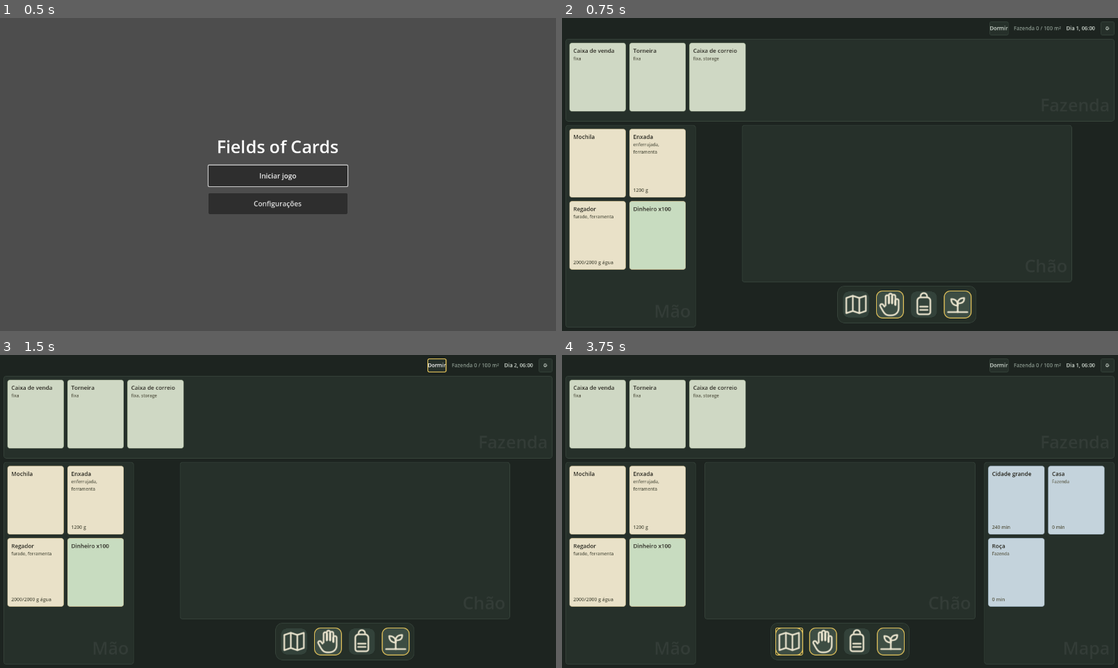
Above: before the commit, frames 1-4 (two rows, left to right).
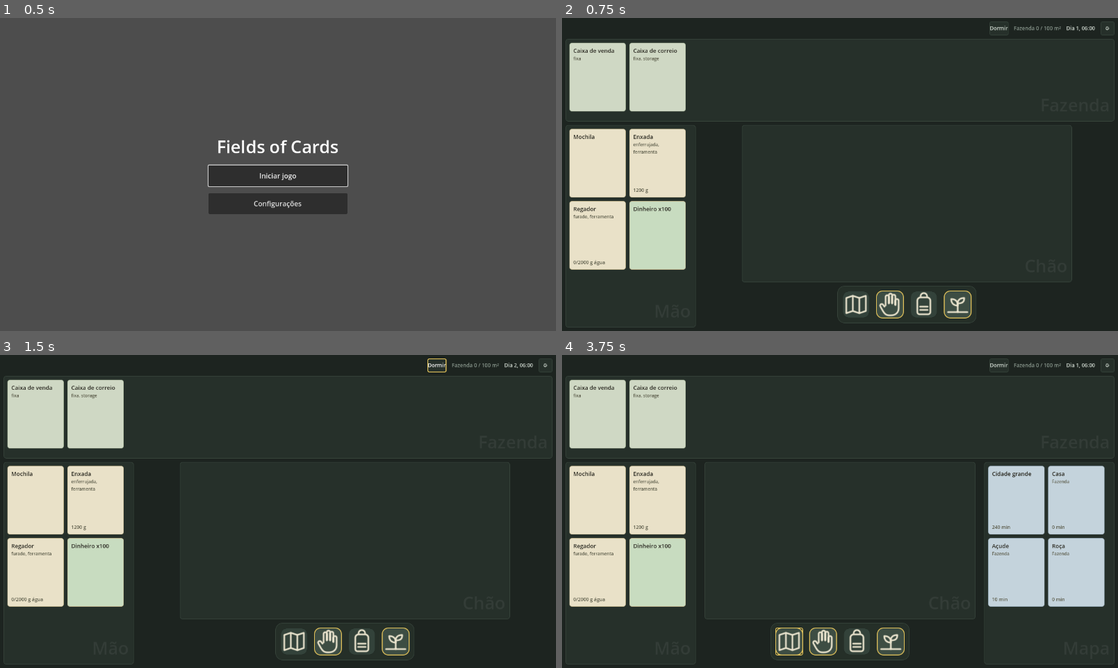
Above: after the commit, the same moments.

Repository: witoreel/fields-of-cards
Game: Godot game, scene res://ui/main_menu.tscn
Same seed, same stepped clock (60 frames per second), same inputs: the game is played once before the commit and once after it.
Inputs (mouse positions are in pixels of both pictures, inside the frame that each line leads up to):
- Up to frame 1 (0.5 s): no input
- Up to frame 2 (0.75 s): click "Iniciar jogo" at 0.5 s
- Up to frame 3 (1.5 s): click "Dormir" at 1.25 s
- Up to frame 4 (3.75 s): click "⚙" at 2 s; click "Iniciar jogo" at 2.75 s; click (856, 642) at 3.52 s

Frame 1 is identical in both runs. In frame 2, 2.4% of the frame differs, in the area x 2-34%, y 7-80%; in frame 3, 2.4%; in frame 4, 4.7%, in the area x 2-98%, y 7-81%.

Commit message:
Ajusta o começo: sem torneira, açude a 10 min na fazenda e regador vazio (I1, L6, L9)
Co-Authored-By: Claude Sonnet 5.5 <noreply@anthropic.com>
Claude-Session: https://claude.ai/code/session_017EQTPAUq71Fd4L2FpnABtt

Diff:
--- /dev/null
+++ b/data/cards/agua_acude.tres
@@ -0,0 +1,11 @@
+[gd_resource type="Resource" script_class="CardDef" load_steps=2 format=3]
+
+[ext_resource type="Script" path="res://src/core/card_def.gd" id="1"]
+
+[resource]
+script = ExtResource("1")
+id = &"agua_acude"
+display_name = "Água do açude"
+props = PackedStringArray("fixed")
+weight = 0
+extra = {}
--- a/data/initial_state.json
+++ b/data/initial_state.json
@@ -2,12 +2,12 @@
 	"hand": [
 		{"id": "mochila"},
 		{"id": "enxada", "state": {"status": ["enferrujada"]}},
-		{"id": "regador", "state": {"status": ["furado"]}},
+		{"id": "regador", "state": {"status": ["furado"], "volume": 0}},
 		{"id": "dinheiro", "n": 100}
 	],
 	"locations": {
 		"fazenda": [
-			{"id": "caixa_venda"}, {"id": "torneira"},
+			{"id": "caixa_venda"},
 			{"id": "caixa_correio", "contents": [
 				{"id": "carta", "state": {"title": "Bem-vindo à fazenda",
 				 "text": "Aqui estão algumas sementes para começar.",
@@ -15,6 +15,7 @@
 			]}
 		],
 		"floresta": [{"id": "arvore"}],
+		"acude": [{"id": "agua_acude"}],
 		"feira": [{"id": "banca_feira"}]
 	},
 	"new_locations": [
--- /dev/null
+++ b/data/recipes/encher_regador.tres
@@ -0,0 +1,12 @@
+[gd_resource type="Resource" script_class="RecipeDef" load_steps=2 format=3]
+
+[ext_resource type="Script" path="res://src/core/recipe_def.gd" id="1"]
+
+[resource]
+script = ExtResource("1")
+id = &"encher_regador"
+a = &"regador"
+b = &"agua_acude"
+minutes = 5
+results = []
+a_fill_volume = true
--- a/src/core/game_state.gd
+++ b/src/core/game_state.gd
@@ -26,6 +26,7 @@
 	&"vila": "Vila",
 	&"cidade_grande": "Cidade grande",
 	&"casa": "Casa",
+	&"acude": "Açude",
 	&"ferragem": "Ferragem",
 	&"feira": "Feira",
 }
@@ -33,6 +34,7 @@
 ## A casa fica dentro da fazenda; as lojas e a feira, dentro da cidade.
 const LOCATION_PARENTS := {
 	&"casa": &"fazenda",
+	&"acude": &"fazenda",
 	&"ferragem": &"cidade",
 	&"feira": &"cidade",
 }
@@ -100,6 +102,11 @@
 	&"vila|cidade_grande": 225,
 	&"cidade|cidade_grande": 180,
 }
+## Locais dentro da fazenda que ficam longe da sede: ir até eles ou vir deles
+## custa estes minutos a pé, mesmo sendo da mesma raiz (L6). Provisório.
+const WALK_MINUTES := {
+	&"acude": 10,
+}
 ## Locais que só se alcança com veículo (Q3).
 const NEEDS_VEHICLE: Array[StringName] = [&"cidade_grande"]
 
@@ -302,7 +309,9 @@
 	var a := root_of(from)
 	var b := root_of(to)
 	if a == b:
-		return 0
+		if from == to:
+			return 0
+		return maxi(int(WALK_MINUTES.get(from, 0)), int(WALK_MINUTES.get(to, 0)))
 	var key := StringName("%s|%s" % [a, b])
 	var rkey := StringName("%s|%s" % [b, a])
 	return int(TRAVEL_MINUTES.get(key, TRAVEL_MINUTES.get(rkey, 0)))
--- a/src/core/recipe_def.gd
+++ b/src/core/recipe_def.gd
@@ -43,3 +43,6 @@
 ## Soma (ou subtrai) valores nos medidores da carta alvo, como {"food": 40}
 ## (animais, A2). Os medidores de 0 a 100 não passam dos limites.
 @export var b_meter_add: Dictionary = {}
+
+## Enche a carta `a` até a capacidade (extra["capacity"]): o regador na fonte (P5).
+@export var a_fill_volume: bool = false
--- a/src/core/recipe_runner.gd
+++ b/src/core/recipe_runner.gd
@@ -72,6 +72,12 @@
 		a["state"]["volume"] = state.volume_of(a) - water_needed
 	if fuel_needed > 0:
 		Machines.spend_fuel(a, fuel_needed)
+	if r.a_fill_volume:
+		var cap := int(state.def_of(a).extra.get("capacity", 0)) if state.def_of(a) != null else 0
+		if cap <= 0 or state.volume_of(a) >= cap:
+			return false # não é um recipiente, ou já está cheio
+		a["state"] = a.get("state", {}).duplicate()
+		a["state"]["volume"] = cap
 	var factor := Wear.time_factor(state, a) * state.buff_multiplier("time_mult")
 	# Estados da ferramenta e do alvo que a receita muda (S1, G1, G4).
 	Wear.apply_use(state, a, r.a_wear * units, r.a_edge_wear * units)
--- a/src/sim/sim_bot.gd
+++ b/src/sim/sim_bot.gd
@@ -38,7 +38,19 @@
 	state.select_card(box["uid"]) # fecha
 
 
+func _fill_water(state: GameState) -> void:
+	var pot := _find(state, "regador")
+	if pot.is_empty() or state.volume_of(pot) > 0:
+		return
+	state.travel_to(&"acude") # 10 min a pé
+	pot = _find(state, "regador")
+	var water := _find(state, "agua_acude")
+	if not pot.is_empty() and not water.is_empty():
+		state.apply_recipe(pot["uid"], water["uid"])
+
+
 func _farm(state: GameState) -> void:
+	_fill_water(state)
 	state.travel_to(&"roca")
 	var hoe := _find(state, "enxada")
 	var soil := _find(state, "terra_bruta")
--- a/src/sim/simulation.gd
+++ b/src/sim/simulation.gd
@@ -4,7 +4,7 @@
 ## mesma configuração dão o mesmo resultado (Z4). Os valores padrão são
 ## suposições de simulação, não regras do jogo: valores e frequência das
 ## contas estão em aberto, e a água do regador e as sementes ainda não têm
-## fonte no jogo (ver "Em aberto").
+## fonte no jogo (ver "Em aberto"). O bot enche o regador no açude.
 
 const DEFAULTS := {
 	"days": 60,
@@ -15,7 +15,7 @@
 	"diligence": 0.7,
 	"bankruptcy_debt_limit": 150,
 	"daily_seeds": 4, # suposição: sementes que chegam por dia
-	"refill_water": true, # suposição: o regador enche todo dia (riacho)
+	"refill_water": false, # suposição opcional: o regador enche sozinho todo dia
 }
 
 
--- a/tests/check_initial.gd
+++ b/tests/check_initial.gd
@@ -17,6 +17,8 @@
 	var pot: Dictionary = s.hand.filter(func(c: Dictionary) -> bool: return c["id"] == "regador")[0]
 	_check(hoe["state"]["status"] == ["enferrujada"], "enxada enferrujada")
 	_check(pot["state"]["status"] == ["furado"], "regador furado")
+	_check(s.volume_of(pot) == 0, "regador começa vazio")
+	_check(not s.cards_at(&"fazenda").any(func(c: Dictionary) -> bool: return c["id"] == "torneira"), "sem torneira no início")
 	_check(s.money() > 0, "começa com dinheiro (%d)" % s.money())
 	_check(s.def_of(s.hand[0]).id == &"mochila", "a mochila é a primeira carta da mão")
 	_check(s.current_location == &"fazenda" and s.minutes == 360, "fazenda, 06:00")
@@ -48,6 +50,17 @@
 	var plowed: Dictionary = s.cards_at(&"roca").filter(func(c: Dictionary) -> bool: return c["id"] == "terra_arada")[0]
 	_check(s.apply_recipe(seeds["uid"], plowed["uid"]), "semear")
 	var sown: Dictionary = s.cards_at(&"roca").filter(func(c: Dictionary) -> bool: return c["id"] == "terra_semeada")[0]
+	_check(not s.apply_recipe(pot["uid"], sown["uid"]), "regador vazio não rega")
+	# O açude: 10 min a pé, e a água enche o regador
+	var t0 := s.minutes
+	s.travel_to(&"acude")
+	_check(s.minutes - t0 == 10 and s.current_location == &"acude", "ir ao açude custa 10 min")
+	var water: Dictionary = s.cards_at(&"acude")[0]
+	_check(s.apply_recipe(pot["uid"], water["uid"]) and s.volume_of(pot) == 2000, "encheu o regador na água do açude")
+	_check(not s.apply_recipe(pot["uid"], water["uid"]), "cheio, não enche de novo")
+	t0 = s.minutes
+	s.travel_to(&"roca")
+	_check(s.minutes - t0 == 10, "voltar do açude também custa 10 min")
 	_check(s.apply_recipe(pot["uid"], sown["uid"]), "regar")
 	s.sleep()
 	_check(sown["id"] == "terra_broto", "cresceu durante a noite")
--- a/tests/check_locations.gd
+++ b/tests/check_locations.gd
@@ -51,6 +51,13 @@
 	s.travel_to(&"floresta")
 	_check(s.stages["floresta"].size() == 1, "largado fica no chão da floresta")
 
+	# Açude: local da fazenda, 10 min a pé de qualquer outro local dela
+	_check(s.parent_of(&"acude") == &"fazenda" and s.travel_minutes(&"fazenda", &"acude") == 10, "açude na fazenda, a 10 min")
+	_check(s.travel_minutes(&"casa", &"acude") == 10 and s.travel_minutes(&"acude", &"casa") == 10, "da casa ao açude e de volta: 10 min")
+	_check(s.travel_minutes(&"casa", &"fazenda") == 0, "dentro da sede continua sem custo")
+	s.travel_to(&"fazenda")
+	_check(s.destinations().has(&"acude"), "o açude aparece no mapa da fazenda")
+
 	# US-4.6: construído com nome, dentro da fazenda
 	_check(s.add_location(&"galinheiro_1", "Galinheiro do Zé", &"fazenda"), "cria galinheiro com nome")
 	s.travel_to(&"fazenda")
Not shown, changed: implementacao-status.md
Not shown, changed: regras-mecanica.md
